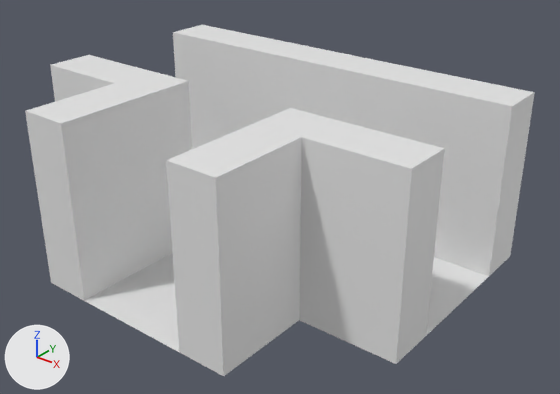
An edit to the FBX model Assets/TileSet/PathT-Split.fbx, drawn before and after from the same camera.
Both versions are drawn from a camera (50 mm lens) standing at (9.19, -7.23, 8.03) and looking at (0.69, 3.4, 1.44). The axes (+X, +Y, +Z) are drawn at lower left. The lights are the same throughout.

The first picture shows 'PathT-Split'.
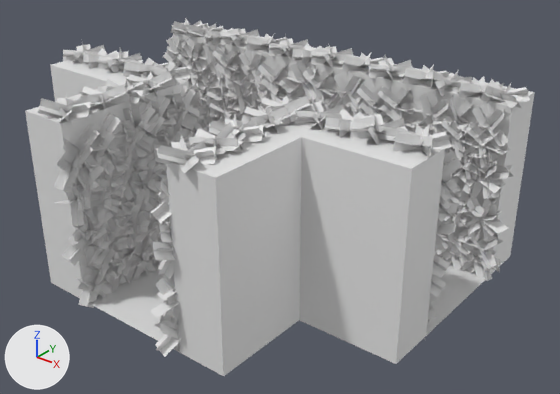
Commit message: Leaves fix

The change, as a list of edits to the scene's bpy script:
```text
Add me_cube_008:
    me_cube_008.from_pydata(...)  # 12904 vertices, 3226 faces; spans x -4.54..4.51, y -0.41..6.26, z -0.26..3.84
Add ob_patht_splitleaves:
    ob_patht_splitleaves = bpy.data.objects.new('PathT-SplitLeaves', me_cube_008)
    ob_patht_splitleaves.location = (0.0, 0.0, 0.0)
```

Changed parts and their boxes [x1, y1, x2, y2] in the pictures (560 x 394 px):
'PathT-SplitLeaves', added
    after: [38, 18, 530, 357]
